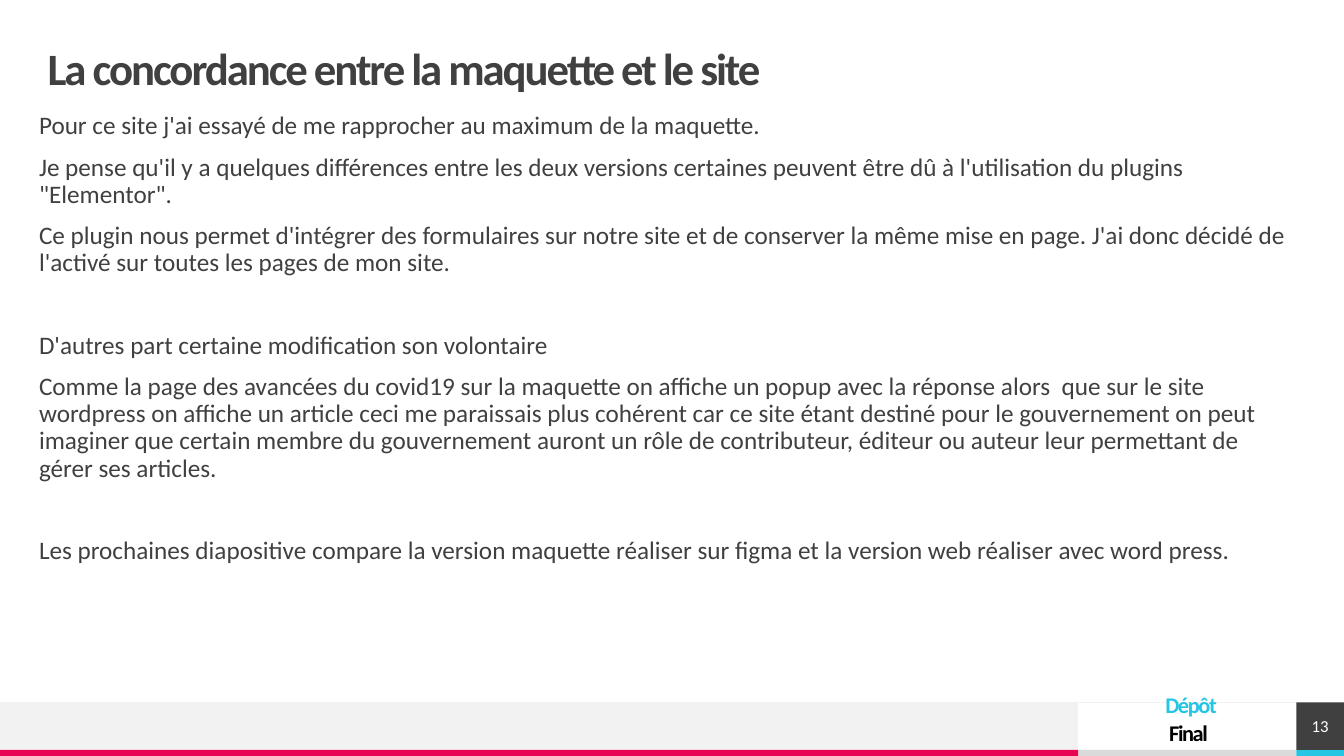
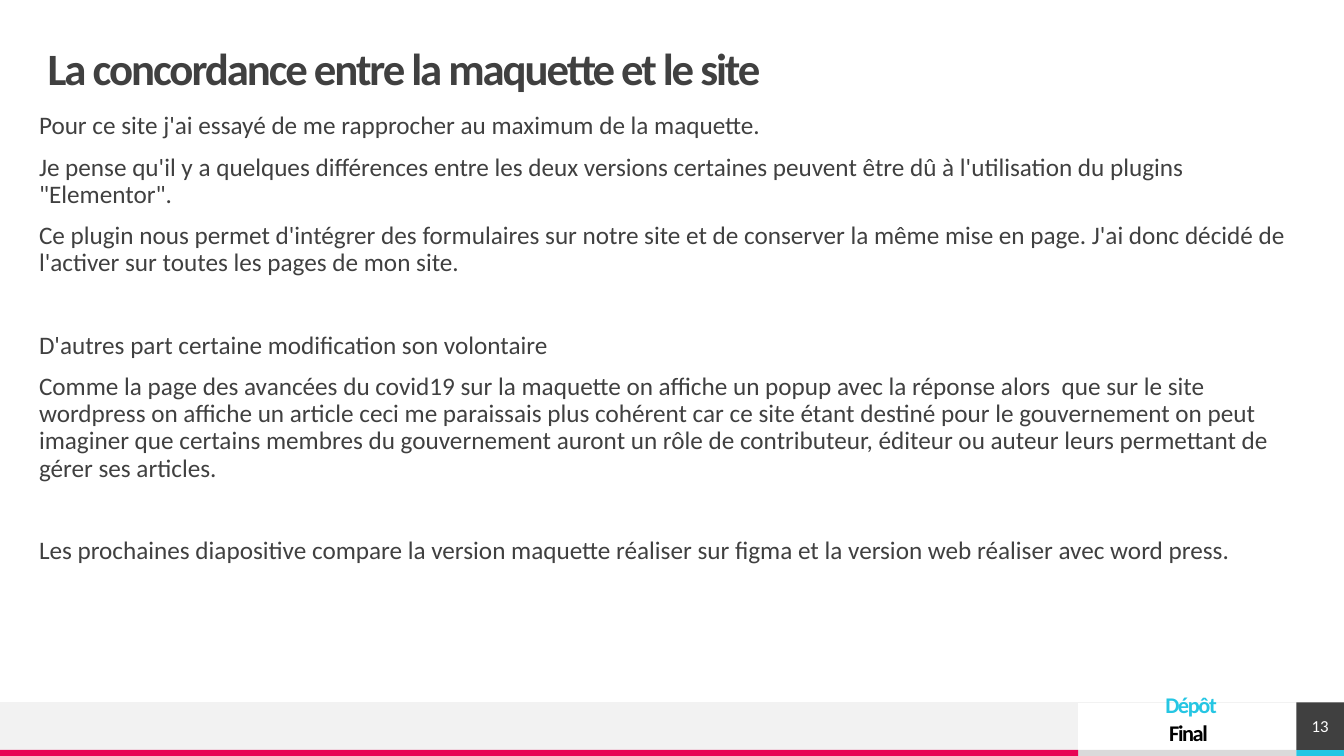
Before and after one commit to clementfert/covid, a slide deck: slide 13 of presentation_final/Présentation_finale.pptx. Drawn at 1344x756 pixels with LibreOffice and Linux fonts; fonts in the diff are those of the drawing. Boxes give left, top, right and bottom in pixels: in the first picture for what was removed or moved away, otherwise in the second. Text is boxed around its words. In the diff, an @@ line names an element or a change of style, - is before the commit and + after.

```diff
--- a/presentation_final/Présentation_finale.pptx
+++ b/presentation_final/Présentation_finale.pptx
@@ text at (39,226,1285,276): text changed @@
-Ce plugin nous permet d'intégrer des formulaires sur notre site et de conserver la même mise en page. J'ai donc décidé de l'activé sur toutes les pages de mon site.
+Ce plugin nous permet d'intégrer des formulaires sur notre site et de conserver la même mise en page. J'ai donc décidé de l'activer sur toutes les pages de mon site.
@@ text at (39,377,1268,482): text changed @@
-Comme la page des avancées du covid19 sur la maquette on affiche un popup avec la réponse alors que sur le site wordpress on affiche un article ceci me paraissais plus cohérent car ce site étant destiné pour le gouvernement on peut imaginer que certain membre du gouvernement auront un rôle de contributeur, éditeur ou auteur leur permettant de gérer ses articles.
+Comme la page des avancées du covid19 sur la maquette on affiche un popup avec la réponse alors que sur le site wordpress on affiche un article ceci me paraissais plus cohérent car ce site étant destiné pour le gouvernement on peut imaginer que certains membres du gouvernement auront un rôle de contributeur, éditeur ou auteur leurs permettant de gérer ses articles.
```
Also in this commit, not shown: 7 other slides changed, 3 other files.
